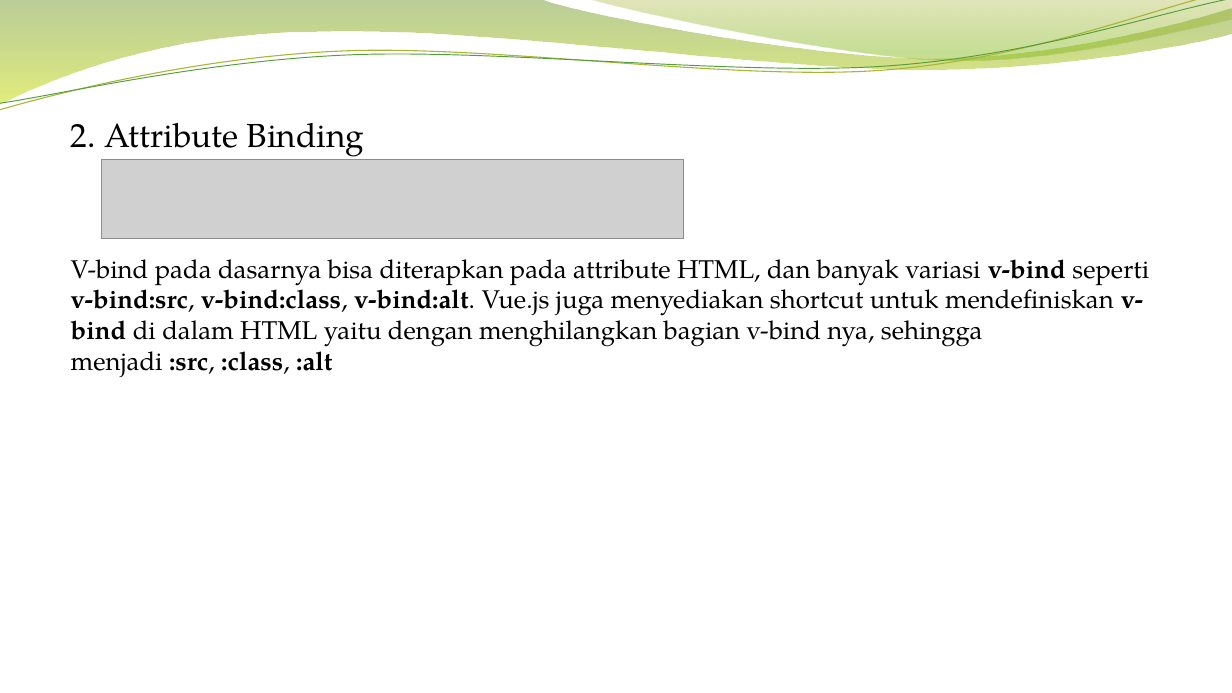
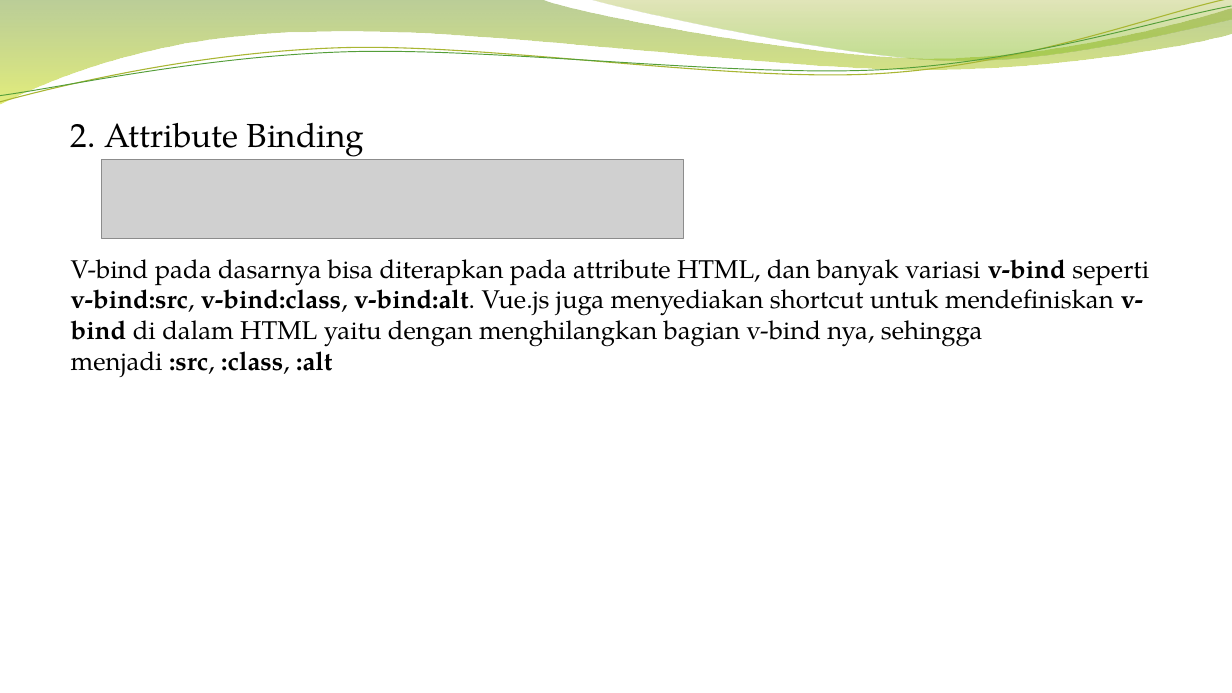
Before and after one commit to realreef/tutor_vuejs, a slide deck: slide 9 of Berkenalan Dengan Vue.pptx. Drawn at 1232x693 pixels with LibreOffice and Linux fonts; fonts in the diff are those of the drawing; grey boxes stand for pictures; background and template pictures are left out. Boxes give left, top, right and bottom in pixels: in the first picture for what was removed or moved away, otherwise in the second. Text is boxed around its words. In the diff, an @@ line names an element or a change of style, - is before the commit and + after.

```diff
--- a/Berkenalan Dengan Vue.pptx
+++ b/Berkenalan Dengan Vue.pptx
@@ freeform shape at box(0, 0, 1232, 104): fill gradient #69921C to #CCE10F to gradient #69921B to #CCE00F; outline redrawn @@
@@ freeform shape: place and size @@
-freeform shape at box(0, 0, 1232, 115)
+freeform shape at box(0, 0, 1231, 107)
@@ freeform shape at box(0, 0, 1231, 107): outline #A9B733 0.85 pt to #A9B633 0.85 pt @@
@@ freeform shape: place and size @@
-freeform shape at box(0, 0, 1232, 110)
+freeform shape at box(0, 6, 1232, 103)
@@ freeform shape at box(0, 6, 1232, 103): outline #549E39 0.75 pt to #549E39 0.74 pt @@
@@ freeform shape at box(591, 0, 1232, 64): fill gradient #9BAA1A to #81BA16 to gradient #80B916 to #9BAA19; outline redrawn @@
```
Also in this commit, not shown: 18 other slides changed, 1 other file.
